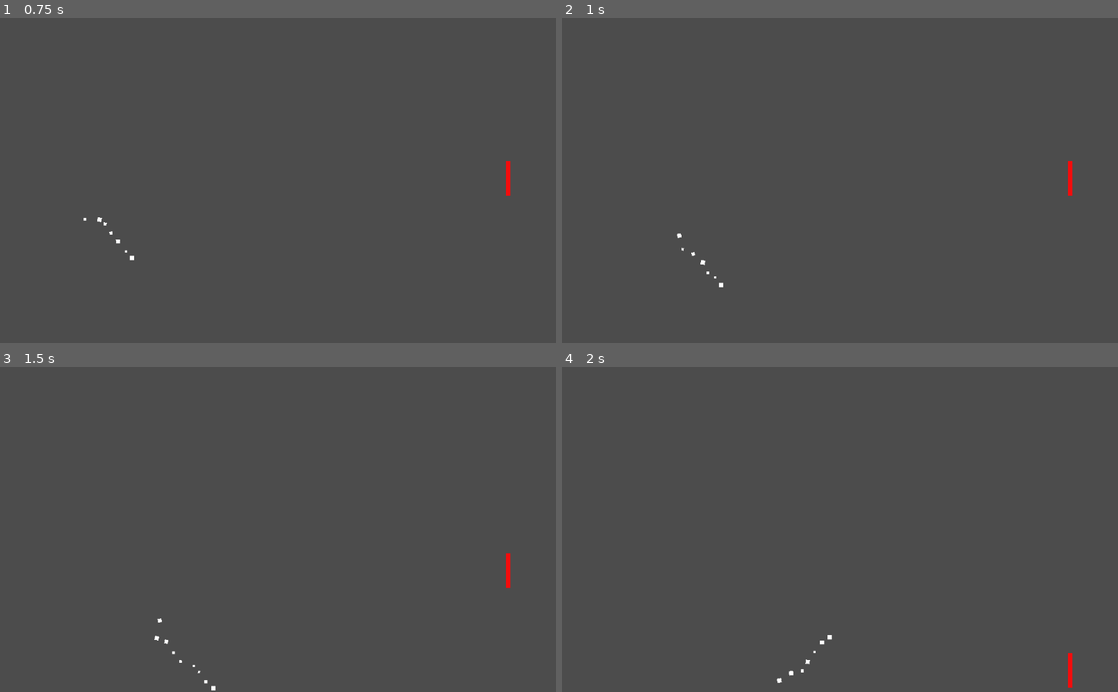
Above: before the commit, frames 1-4 (two rows, left to right).
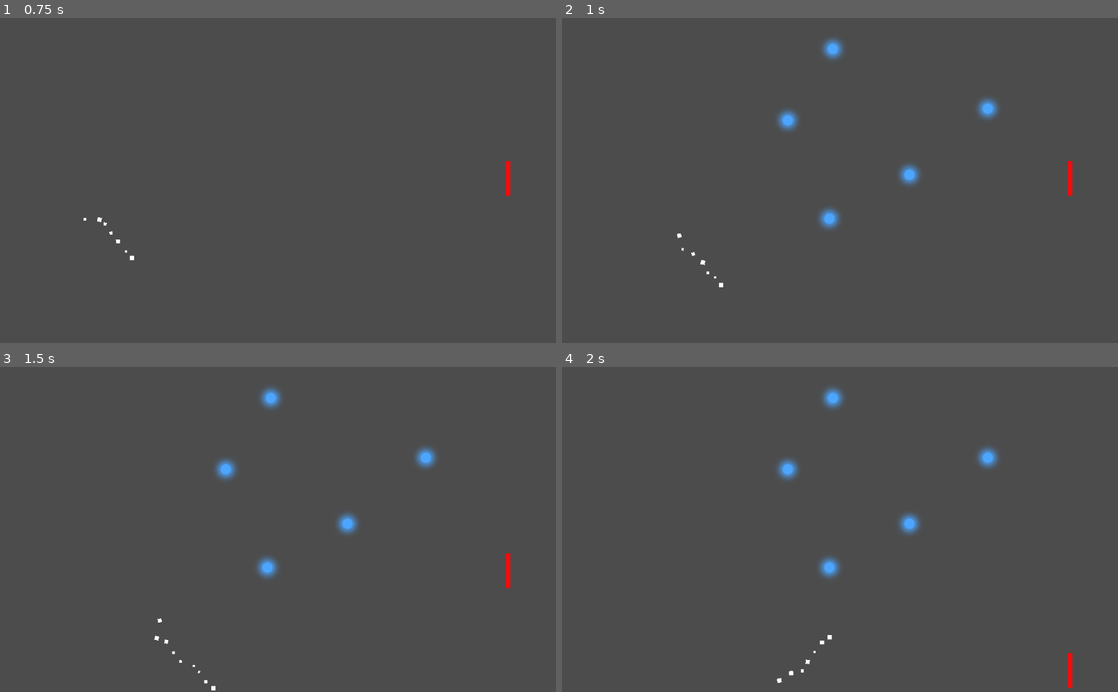
Above: after the commit, the same moments.

Repository: mgonzalezperna/pong-remix
Game: Godot game, scene res://scenes/scene-base.tscn
The game is run twice, just before and just after one commit, with the same random seed, the same clock (stepped at 60 frames per second) and the same inputs.
Inputs:
- Up to frame 1 (0.75 s): hold Right (paddle_right) from 0.53 s (still down)
- Up to frame 2 (1 s): keep holding Right (paddle_right)
- Up to frame 3 (1.5 s): tap Enter at 1.25 s; release Right (paddle_right) at 1.28 s; hold Down (paddle_down) from 1.28 s (still down)
- Up to frame 4 (2 s): keep holding Down (paddle_down)

Frame 1 is identical in both runs. In frame 2, 1.1% of the frame differs, in the area x 38-79%, y 6-66%; in frame 3, 1.1%; in frame 4, 1.1%.

Commit message:
Mockear enemigos y diseñar un autoaim

Diff:
--- /dev/null
+++ b/scenes/Enemy.tscn
@@ -0,0 +1,14 @@
+[gd_scene load_steps=3 format=2]
+
+[ext_resource path="res://assets/sprites/glowing_circle.png" type="Texture" id=1]
+
+[sub_resource type="CircleShape2D" id=1]
+radius = 20.0
+
+[node name="Node2D" type="StaticBody2D"]
+
+[node name="Sprite" type="Sprite" parent="."]
+texture = ExtResource( 1 )
+
+[node name="CollisionShape2D" type="CollisionShape2D" parent="."]
+shape = SubResource( 1 )
--- a/scenes/scene-base.tscn
+++ b/scenes/scene-base.tscn
@@ -6,6 +6,8 @@
 [ext_resource path="res://scripts/ball.gd" type="Script" id=4]
 [ext_resource path="res://scripts/Particles2D.gd" type="Script" id=5]
 [ext_resource path="res://scenes/arrow.tscn" type="PackedScene" id=6]
+[ext_resource path="res://scripts/EnemiesSpawner.gd" type="Script" id=7]
+[ext_resource path="res://scenes/Enemy.tscn" type="PackedScene" id=8]
 
 [sub_resource type="GDScript" id=1]
 
@@ -107,6 +109,12 @@
 process_material = SubResource( 6 )
 script = ExtResource( 5 )
 
+[node name="Enemies" type="Node2D" parent="."]
+position = Vector2( 521.451, 301.18 )
+script = ExtResource( 7 )
+EnemyScene = ExtResource( 8 )
+spawn_radius = 300.0
+
 [node name="up_wall" type="StaticBody2D" parent="."]
 collision_mask = 2
 
@@ -127,3 +135,5 @@
 [node name="audio_paddle" type="AudioStreamPlayer" parent="."]
 
 [node name="audio_wall" type="AudioStreamPlayer" parent="."]
+
+[node name="Timer" type="Timer" parent="."]
--- /dev/null
+++ b/scripts/EnemiesSpawner.gd
@@ -0,0 +1,31 @@
+tool
+extends Node2D
+
+export var EnemyScene: PackedScene
+export var count_min := 1
+export var count_max := 5
+export var spawn_radius := 150.0
+
+onready var timer = $'..'/Timer
+onready var rng := RandomNumberGenerator.new()
+
+func _ready() -> void:
+    rng.randomize()
+    timer.connect("timeout", self, "spawn_enemies")
+    timer.start()
+
+func spawn_enemies() -> void:
+    var enemies := get_children()
+    for _i in range(rng.randi_range(count_min, count_max) - enemies.size()):
+        var enemy := EnemyScene.instance()
+        enemy.position = Vector2.UP.rotated(rng.randf_range(0, PI * 2)) * rng.randf_range(0, spawn_radius)
+        add_child(enemy)
+
+func _draw():
+    if not Engine.editor_hint:
+        return
+    var points_array = PoolVector2Array()
+    for i in range(128):
+        var new_point = Vector2.UP.rotated(PI * i / 64) * spawn_radius
+        points_array.append(new_point)
+    draw_polyline(points_array, Color(1.0,1.0,1.0, 0.2), 1.0, true)
--- a/scripts/ball.gd
+++ b/scripts/ball.gd
@@ -4,7 +4,7 @@
 var screen_size
 export(float) var rebound_angle_modifier = 10
 export var key_power_up = "ui_power_up"
-
+onready var enemies = $".."/Enemies
 # Called when the node enters the scene tree for the first time.
 func _ready():
     screen_size = get_viewport_rect().size
@@ -26,6 +26,7 @@
 
 func _physics_process(_delta):
     var collition_bodies = get_colliding_bodies()
+
     for body in collition_bodies:
         if body == $".."/paddle_player:
             if Input.is_action_pressed(key_power_up):
@@ -33,10 +34,26 @@
                 self.linear_velocity = Vector2.UP.rotated(arrow_rotation) * 360
             elif body.position.x != self.position.x:
                 self.linear_velocity = rebound_vector(body)
+            goToClosestEnemyInAngle()
+        elif body in enemies.get_children():
+            enemies.remove_child(body)
+            goToClosestEnemyInAngle()
             #audio_type = "../audio_paddle"
         #var audio: AudioStreamPlayer = get_node(audio_type)
         #audio.set_pitch_scale(rng.randf_range(0.6, 1.4))
         #audio.play()
+
+
+func goToClosestEnemyInAngle():
+    var closest
+    for enemy in enemies.get_children():
+        var enemy_direction = enemy.global_position - self.position
+        var angle = self.linear_velocity.angle_to(enemy_direction)
+        var distance = enemy_direction.length()
+        if abs(angle) < PI/4 and (not closest or closest.distance > distance):
+            closest = {'distance': distance, 'direction': enemy_direction}
+    if closest:
+        self.linear_velocity = closest.direction.normalized() * 200
 
 # Modifies the ball's linear_velocity angle based on the current movement
 # of the paddle in the instant of collition.
Not shown: 1 places in scenes/scene-base.tscn that only renumber resources
